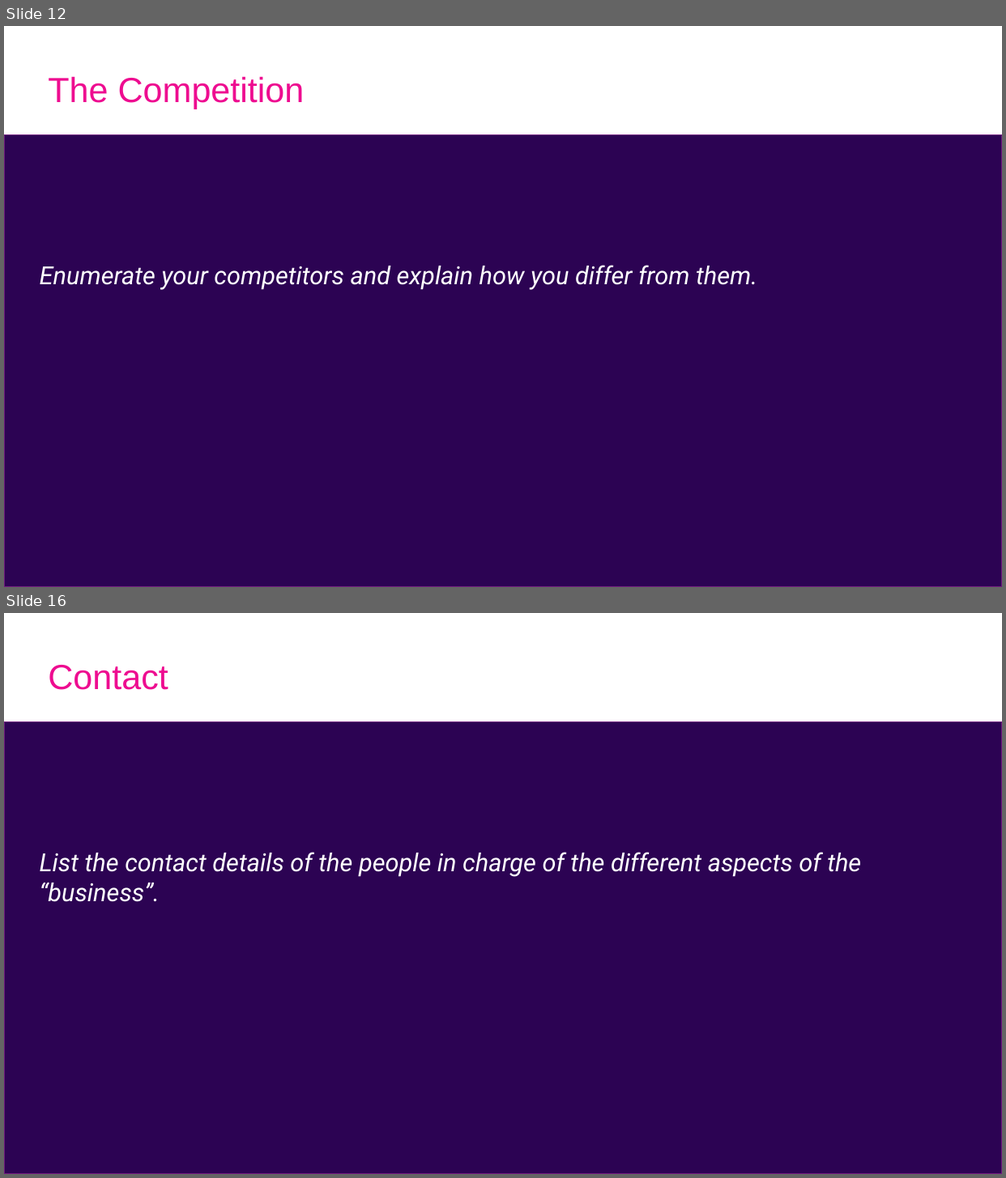
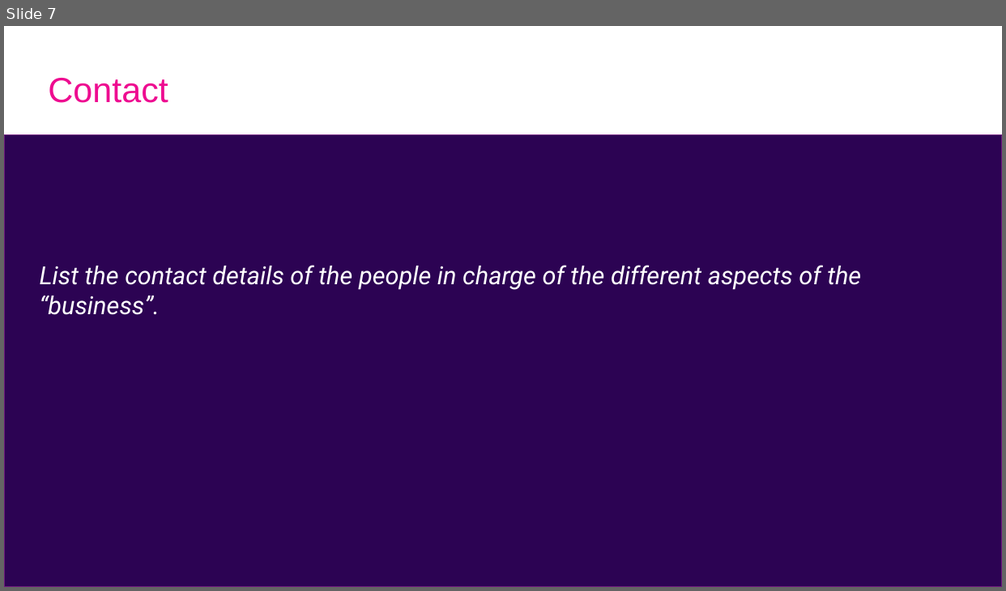
Before and after one commit to Eclipse-SDV-Hackathon-Chapter-Two/ASAP, a slide deck: SDV_Hackathon_Pitching_ASAP.pptx. Shown one above the other, each under a label of ours: slides 12 and 16 before the commit, slide 7 after it; the slides between them are not shown. The pictures are 1006x1178 and 1006x591 pixels, drawn with LibreOffice and Linux fonts; fonts in the diff are those of the drawing. Boxes give left, top, right and bottom in pixels: in the first picture for what was removed or moved away, otherwise in the second. Text is boxed around its words. In the diff, an @@ line names an element or a change of style, - is before the commit and + after.

```diff
--- a/SDV_Hackathon_Pitching_ASAP.pptx
+++ b/SDV_Hackathon_Pitching_ASAP.pptx
@@ slide 12 removed at (x1=4, y1=26, x2=1002, y2=587), background #FFFFFF @@
@@ title removed at (x1=48, y1=76, x2=305, y2=109) @@
-The Competition
@@ rectangle removed at (x1=4, y1=135, x2=1002, y2=587) @@
@@ text removed at (x1=40, y1=265, x2=757, y2=290) @@
-Enumerate your competitors and explain how you differ from them.
@@ what was slide 16 is now slide 7 @@
```
Also in this commit, not shown: 4 slides changed, 3 slides added, 11 other slides removed.
